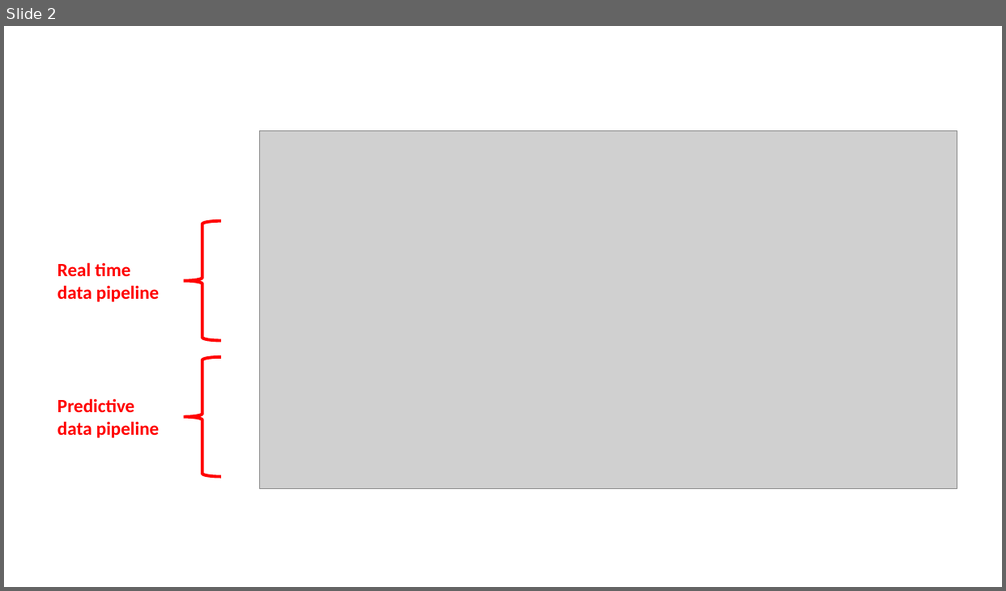
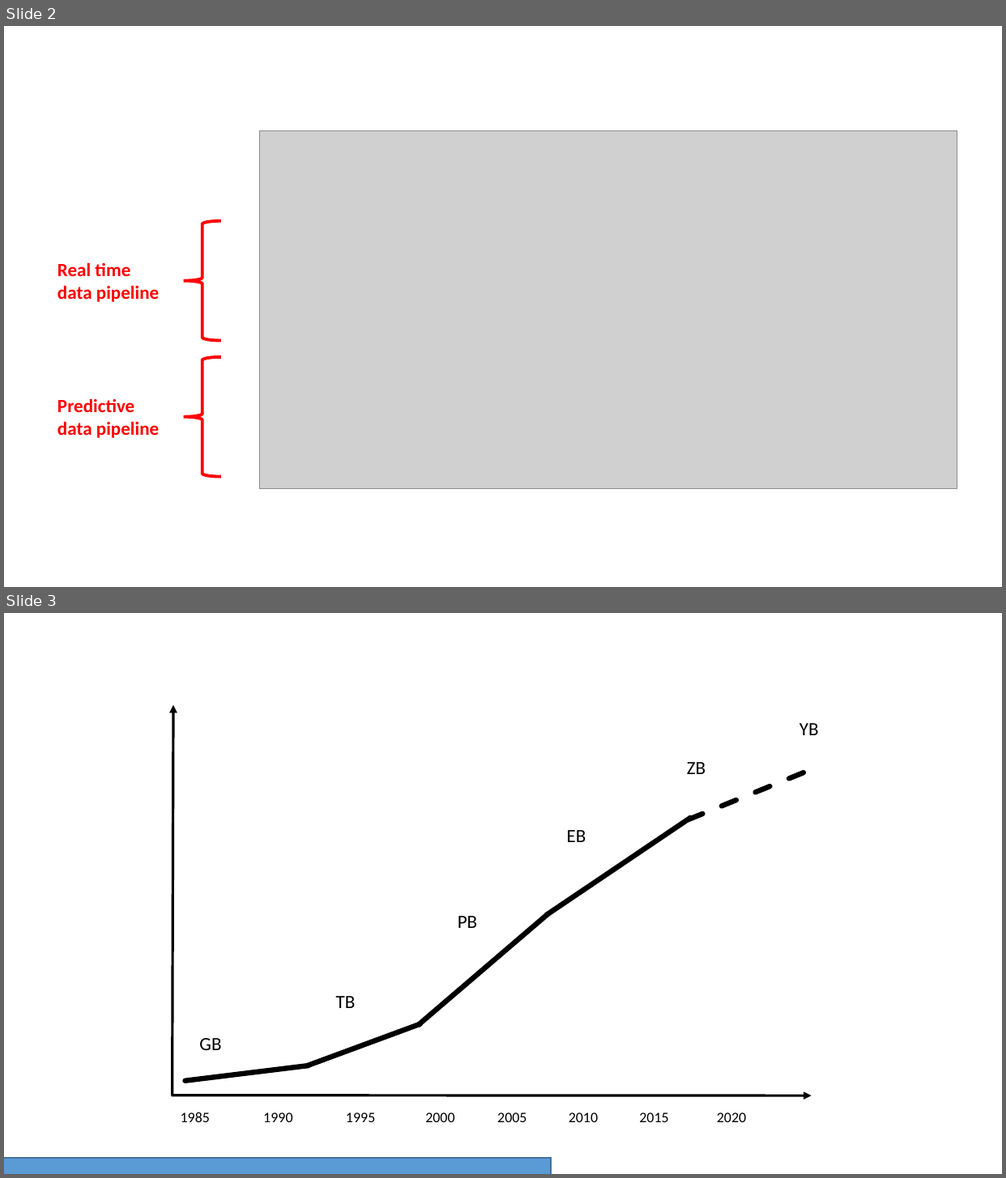
Before and after one commit to strategist922/SolutionArchitects, a slide deck: media/Presentation1.pptx. Shown one above the other, each under a label of ours: slide 2 before the commit, slides 2 and 3 after it. The pictures are 1006x591 and 1006x1178 pixels, drawn with LibreOffice and Linux fonts; fonts in the diff are those of the drawing; grey boxes stand for pictures. Boxes give left, top, right and bottom in pixels: in the first picture for what was removed or moved away, otherwise in the second. Text is boxed around its words. In the diff, an @@ line names an element or a change of style, - is before the commit and + after.

```diff
--- a/media/Presentation1.pptx
+++ b/media/Presentation1.pptx
@@ slide 3 added at (x1=4, y1=613, x2=1002, y2=1174), background #FFFFFF @@
@@ arrow added from (172, 1096) to (173, 705), #000000 2.5 pt @@
@@ text added at (x1=799, y1=723, x2=819, y2=735), 18 pt, text #000000 @@
+YB
@@ text added at (x1=687, y1=762, x2=705, y2=774), 18 pt, text #000000 @@
+ZB
@@ line added from (688, 820) to (816, 768), #000000 5 pt dashed @@
@@ line added from (547, 915) to (691, 818), #000000 5 pt @@
@@ text added at (x1=567, y1=830, x2=586, y2=842), 18 pt, text #000000 @@
+EB
@@ line added from (419, 1025) to (548, 914), #000000 5 pt @@
@@ text added at (x1=458, y1=916, x2=477, y2=928), 18 pt, text #000000 @@
+PB
@@ text added at (x1=336, y1=996, x2=356, y2=1008), 18 pt, text #000000 @@
+TB
@@ line added from (307, 1066) to (420, 1024), #000000 5 pt @@
@@ text added at (x1=199, y1=1038, x2=221, y2=1050), 18 pt, text #000000 @@
+GB
@@ line added from (185, 1081) to (308, 1066), #000000 5 pt @@
@@ arrow added from (172, 1096) to (812, 1096), #000000 2.5 pt @@
@@ text added at (x1=181, y1=1112, x2=210, y2=1122), 14 pt, text #000000 @@
+1985
@@ text added at (x1=263, y1=1113, x2=292, y2=1122), 14 pt, text #000000 @@
+1990
@@ text added at (x1=346, y1=1113, x2=375, y2=1122), 14 pt, text #000000 @@
+1995
@@ text added at (x1=425, y1=1113, x2=454, y2=1122), 14 pt, text #000000 @@
+2000
@@ text added at (x1=497, y1=1113, x2=526, y2=1122), 14 pt, text #000000 @@
+2005
@@ text added at (x1=569, y1=1113, x2=598, y2=1122), 14 pt, text #000000 @@
+2010
@@ text added at (x1=639, y1=1113, x2=668, y2=1122), 14 pt, text #000000 @@
+2015
@@ text added at (x1=717, y1=1113, x2=746, y2=1122), 14 pt, text #000000 @@
+2020
@@ rectangle added at (x1=4, y1=1158, x2=552, y2=1174), fill #5B9BD5, outline #43739E 1 pt @@
```
Also in this commit, not shown: 2 other files.
